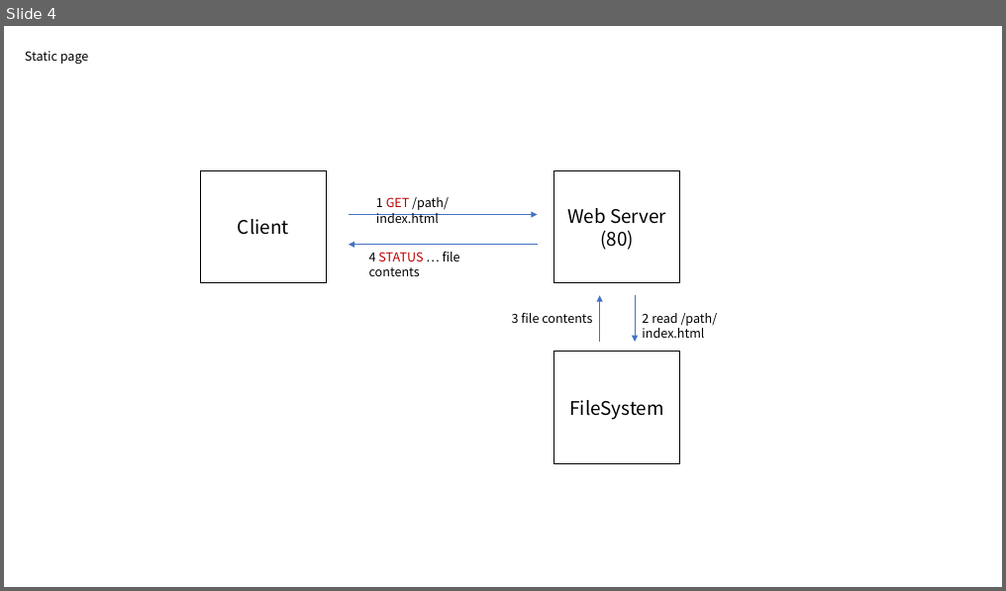
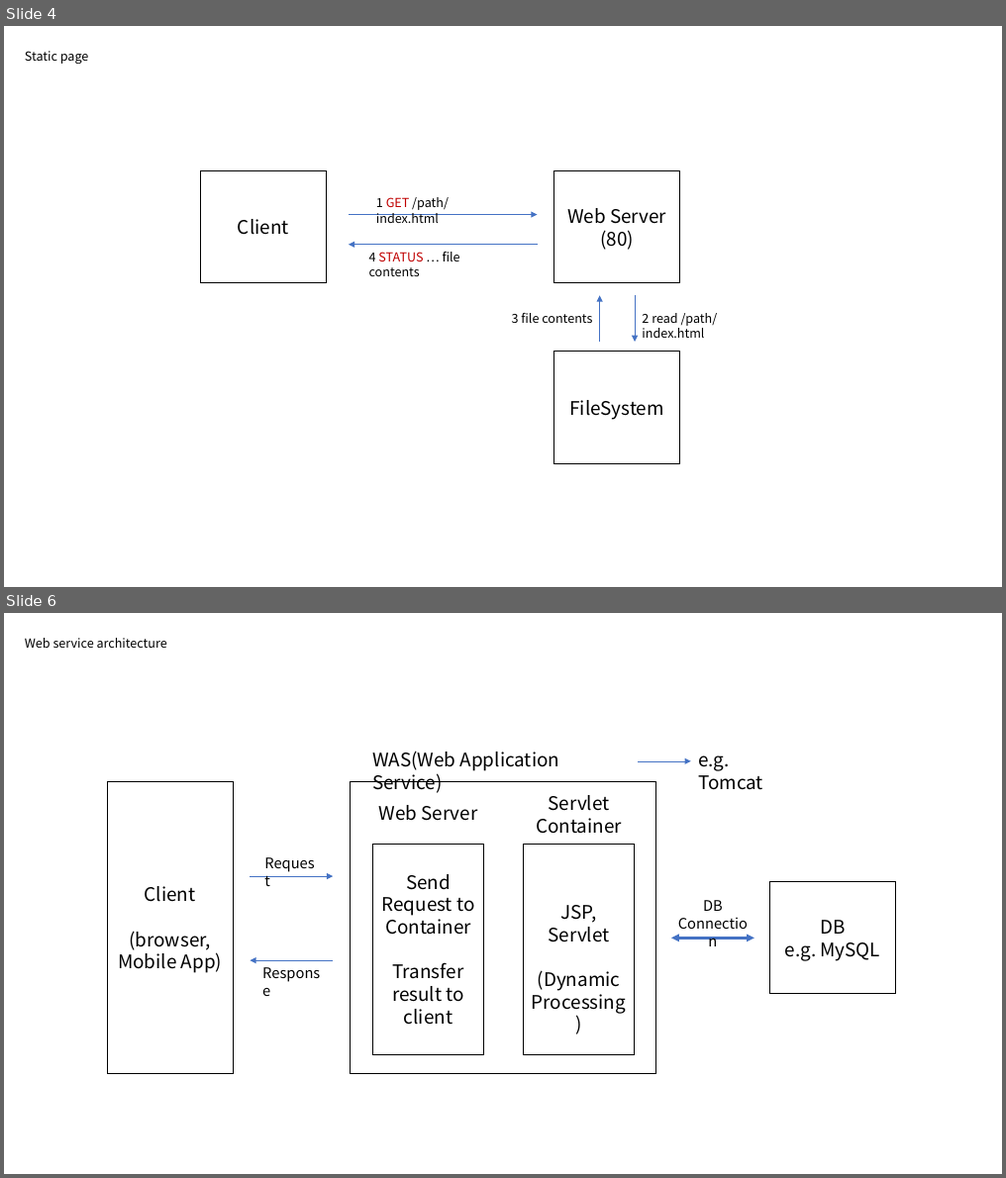
Before and after one commit to Seongmun-Hong/Seongmun-Hong.github.io, a slide deck: images.pptx. Shown one above the other, each under a label of ours: slide 4 before the commit, slides 4 and 6 after it; the slides between them are not shown. The pictures are 1006x591 and 1006x1178 pixels, drawn with LibreOffice and Linux fonts; fonts in the diff are those of the drawing. Boxes give left, top, right and bottom in pixels: in the first picture for what was removed or moved away, otherwise in the second. Text is boxed around its words. In the diff, an @@ line names an element or a change of style, - is before the commit and + after.

```diff
--- a/images.pptx
+++ b/images.pptx
@@ slide 6 added at [4,613,1002,1174], background #FFFFFF @@
@@ text added at [25,638,167,648], 12 pt, text #000000 @@
+Web service architecture
@@ text added at [372,751,560,793], 18 pt, text #000000 @@
+WAS(Web Application Service)
@@ text added at [698,756,763,790], 18 pt, text #000000 @@
+e.g. Tomcat
@@ rectangle added at [107,781,233,1074], outline #000000 1 pt, 18 pt, text #000000 @@
+Client
+(browser,
+Mobile App)
@@ rectangle added at [350,781,656,1074], outline #000000 1 pt @@
@@ arrow added from (638, 761) to (691, 761), #4472C4 0.5 pt @@
@@ text added at [378,805,477,821], 18 pt, text #000000 @@
+Web Server
@@ text added at [536,795,622,834], 18 pt, text #000000 @@
+Servlet Container
@@ rectangle added at [373,845,484,1056], outline #000000 1 pt, 18 pt, text #000000 @@
+Send Request to Container
+Transfer result to client
@@ rectangle added at [524,845,635,1056], outline #000000 1 pt, 18 pt, text #000000 @@
+JSP, Servlet
+(Dynamic
+Processing)
@@ arrow added from (251, 876) to (334, 876), #4472C4 0.5 pt @@
@@ text added at [382,897,452,916], 14 pt, text #000000 @@
+Request
@@ text added at [703,900,723,911], 14 pt, text #000000 @@
+DB
+Connection
@@ rectangle added at [770,881,896,994], outline #000000 1 pt, 18 pt, text #000000 @@
+DB
+e.g. MySQL
@@ double arrow added from (672, 938) to (754, 938), #4472C4 2.5 pt @@
@@ arrow added from (334, 960) to (251, 960), #4472C4 0.5 pt @@
@@ text added at [255,960,334,986], 14 pt, text #000000 @@
+Response
```
Also in this commit, not shown: 3 slides changed, 2 other slides added.
